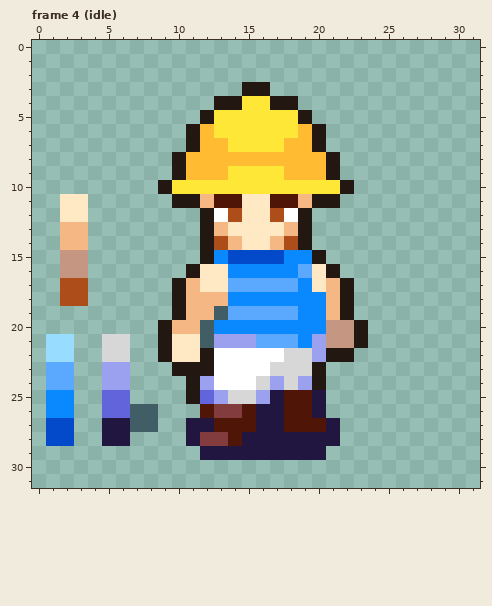
File history of a pixel-art file, art/hero.aseprite. Above, as it was before the edit.
32x32 pixels, 5 frames. Shown: frame 4 (idle).
After:
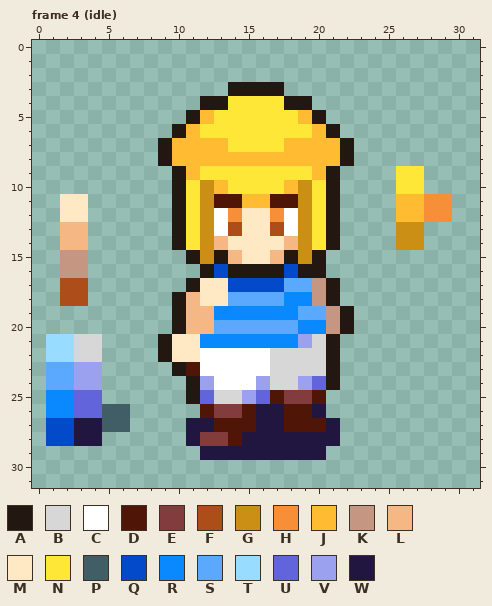
Palette (. is transparent): A #231712  B #d7d7d7  C #ffffff  D #4f1507  E #823c3d  F #ad4e1a  G #cc8f15  H #f68f37  J #ffbb31  K #c59782  L #f5b784  M #ffe9c5  N #ffe737  P #415d66  Q #024aca  R #0a89ff  S #5ba8ff  T #98dcff  U #6264dc  V #9ba0ef  W #211640
The edit:
Changed rows in their new state; - is an unchanged pixel.
Frame 4 (idle), layers "Layer 4", "Layer 1":
first column x 3:
 3 -----------A--A------------
 4 ---------A-N--N-A----------
 5 --------AJ------JA---------
 6 -------AJN------NJA--------
 7 ------AJJ--------JJA-------
 8 ------AJ----------JA-------
 9 ---------NN----NN------NN--
10 ------.A-GJ----JG-A.---NN--
11 --------NG--JJ--GN-----JJHH
12 -------ANG-H--H-GNA----JJHH
13 -------ANGCF--FCGNA----GG--
14 -------ANGLM--MLGNA----GG--
15 --------AGALMMLAG----------
16 --------.AQAAAAQAA.--------
17 -------.A--QQQQ-SKA.-------
18 ---------MMSSSS--KA.-------
19 ----------RRRRRRSSK--------
20 ------.A-LSSSSSS---A.------
21 BB..-----RRRRRRRVBA..------
22 BB..-----C----B--B-.-------
23 VV..----DC-------BA--------
24 VV..---------VB--UA--------
25 UU..------B-VUDEED---------
26 UUPP..---------------------
27 WWPP..---------------------
28 WW..-----------------------
Changed places in both pictures, as pixel boxes (x1, y1, x2, y2):
changed: (74, 82, 452, 446)
